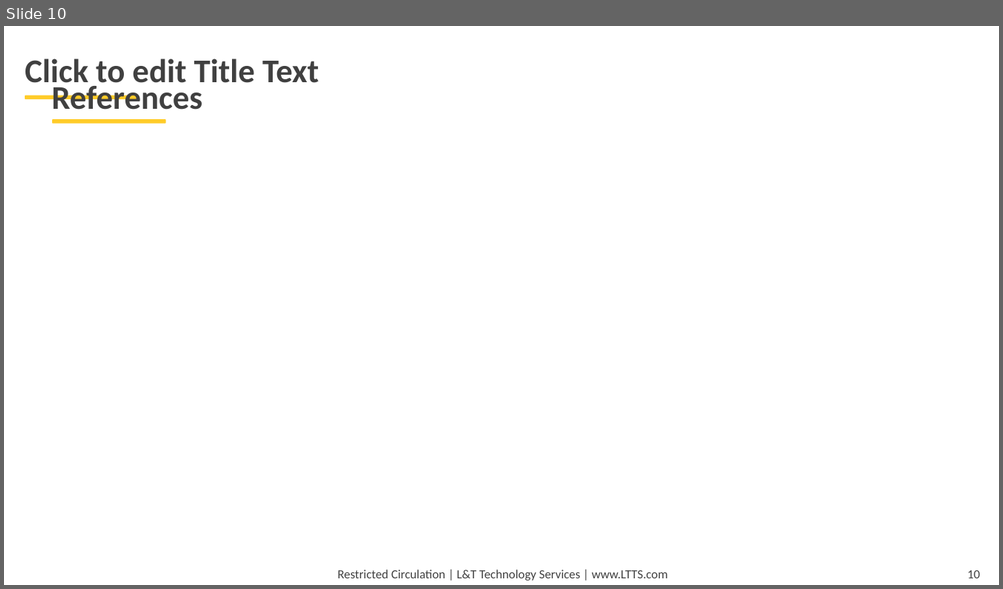
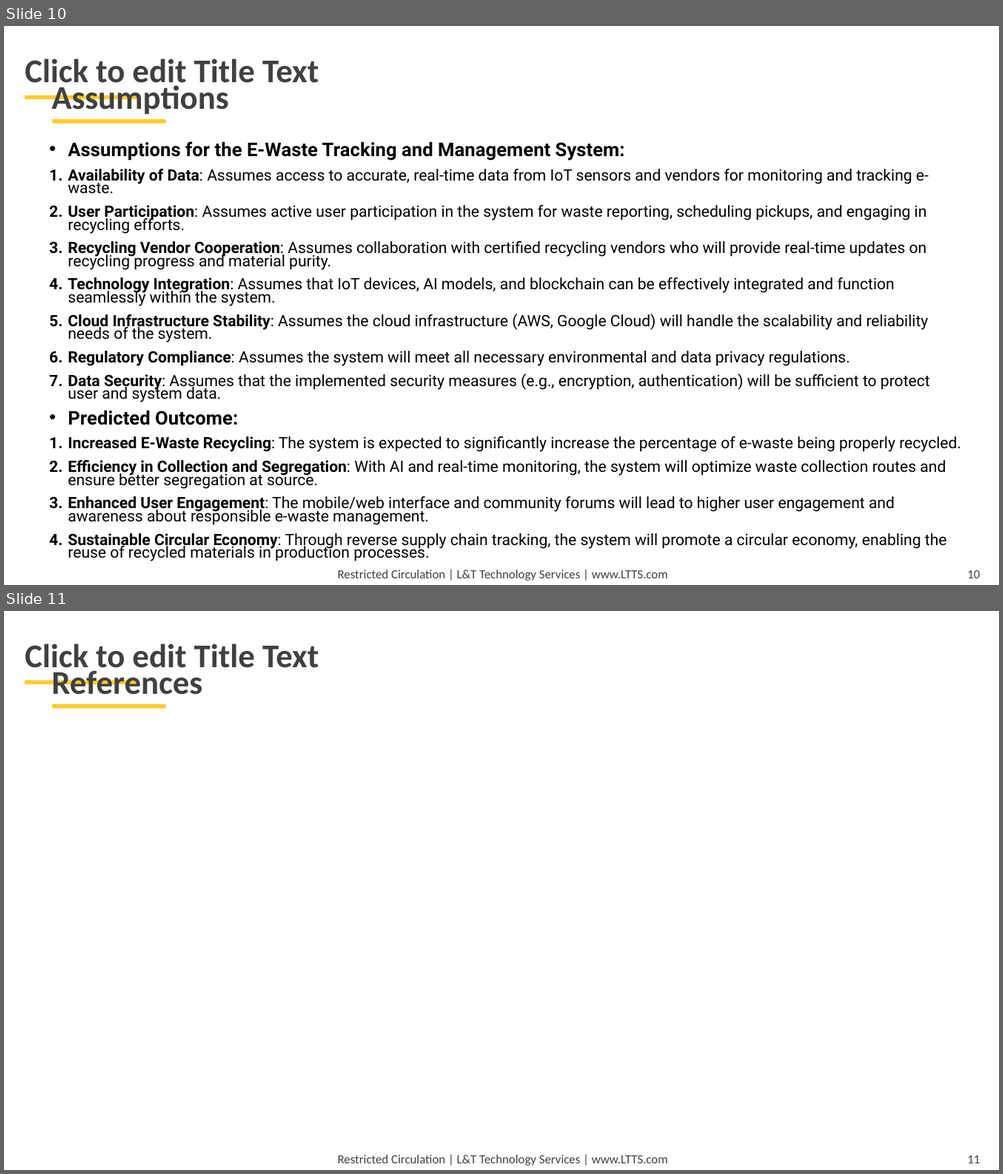
Before and after one commit to nishanthkj/L-T, a slide deck: E-Waste_Tracking_and_management/PPT/PID_0000_TG08003219_PresentationRound.pptx. Shown one above the other, each under a label of ours: slide 10 before the commit, slides 10 and 11 after it. The pictures are 1003x589 and 1003x1174 pixels, drawn with LibreOffice and Linux fonts; fonts in the diff are those of the drawing; background and template pictures are left out. Boxes give left, top, right and bottom in pixels: in the first picture for what was removed or moved away, otherwise in the second. Text is boxed around its words. In the diff, an @@ line names an element or a change of style, - is before the commit and + after.

```diff
--- a/E-Waste_Tracking_and_management/PPT/PID_0000_TG08003219_PresentationRound.pptx
+++ b/E-Waste_Tracking_and_management/PPT/PID_0000_TG08003219_PresentationRound.pptx
@@ slide 10 added at <box>4,26,999,585</box>, background picture (left out); not listed: 5 template elements that a slide beside it also shows @@
@@ title added at <box>51,82,228,114</box>, 24 pt, text #404040, bold @@
+Assumptions
@@ text added at <box>68,141,961,562</box>, 11.2 pt, text #000000 @@
+• Assumptions for the E-Waste Tracking and Management System:
+1. Availability of Data: Assumes access to accurate, real-time data from IoT sensors and vendors for monitoring and tracking e-waste.
+2. User Participation: Assumes active user participation in the system for waste reporting, scheduling pickups, and engaging in recycling efforts.
+3. Recycling Vendor Cooperation: Assumes collaboration with certified recycling vendors who will provide real-time updates on recycling progress and material purity.
+4. Technology Integration: Assumes that IoT devices, AI models, and blockchain can be effectively integrated and function seamlessly within the system.
+5. Cloud Infrastructure Stability: Assumes the cloud infrastructure (AWS, Google Cloud) will handle the scalability and reliability needs of the system.
+6. Regulatory Compliance: Assumes the system will meet all necessary environmental and data privacy regulations.
+7. Data Security: Assumes that the implemented security measures (e.g., encryption, authentication) will be sufficient to protect user and system data.
+• Predicted Outcome:
+1. Increased E-Waste Recycling: The system is expected to significantly increase the percentage of e-waste being properly recycled.
+2. Efficiency in Collection and Segregation: With AI and real-time monitoring, the system will optimize waste collection routes and ensure better segregation at source.
+3. Enhanced User Engagement: The mobile/web interface and community forums will lead to higher user engagement and awareness about responsible e-waste management.
+4. Sustainable Circular Economy: Through reverse supply chain tracking, the system will promote a circular economy, enabling the reuse of recycled materials in production processes.
@@ what was slide 10 is now slide 11 @@
@@ page number at <box>967,1156,979,1164</box>: text changed @@
-10
+11
```
Also in this commit, not shown: 6 slides changed, 2 other slides added, 2 slides removed, 1 other file.
